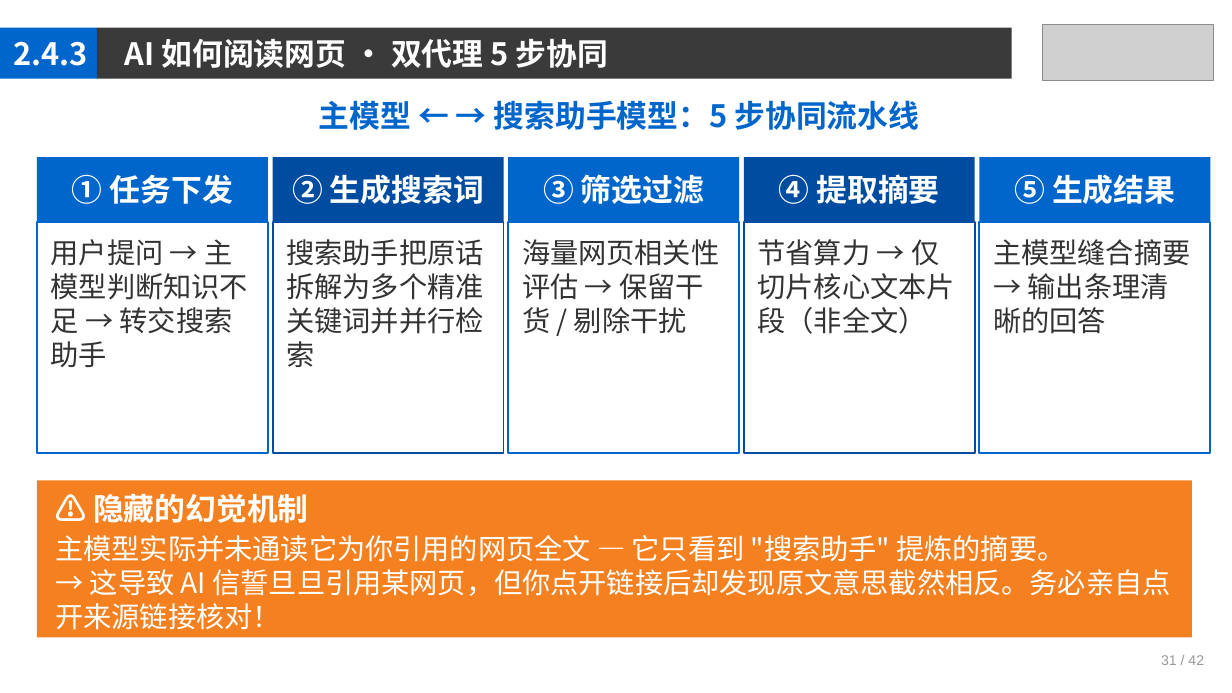
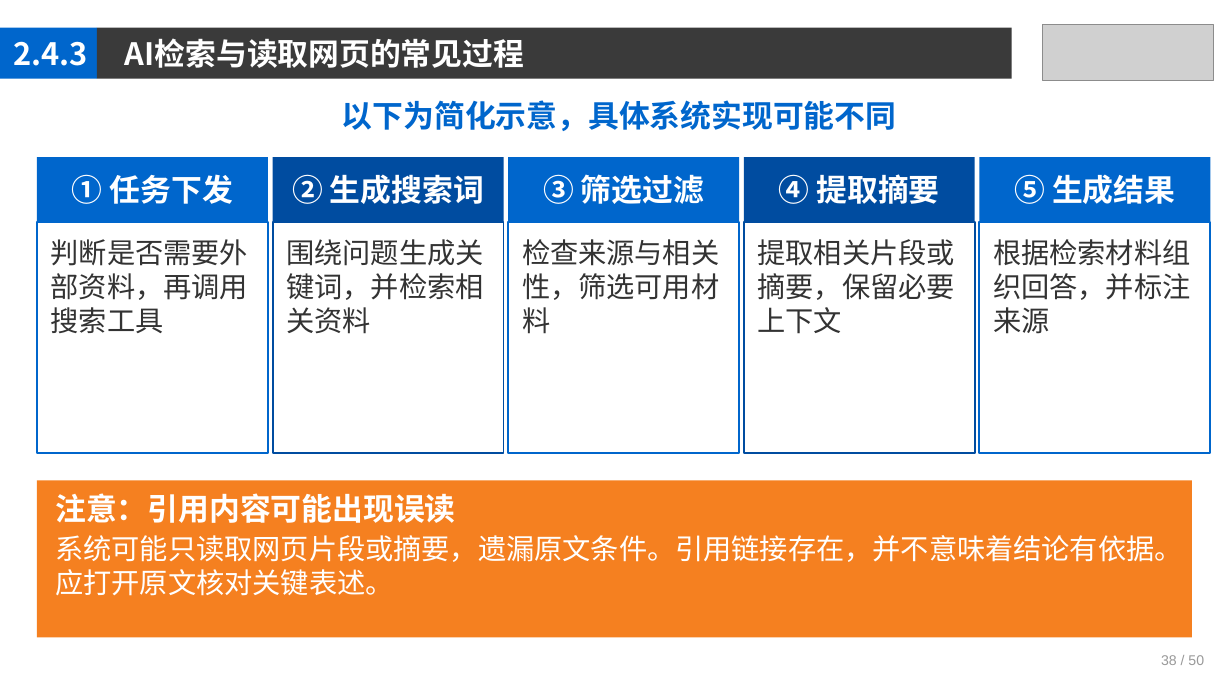
Before and after one commit to jpqiang/AIGC, a slide deck: slide 38 of 课件/第2章.pptx. Drawn at 1232x693 pixels with LibreOffice and Linux fonts; fonts in the diff are those of the drawing; grey boxes stand for pictures. Boxes give left, top, right and bottom in pixels: in the first picture for what was removed or moved away, otherwise in the second. Text is boxed around its words. In the diff, an @@ line names an element or a change of style, - is before the commit and + after.

```diff
--- a/课件/第2章.pptx
+++ b/课件/第2章.pptx
@@ text at bbox=[125, 38, 524, 68]: text changed @@
-AI 如何阅读网页 · 双代理 5 步协同
+AI检索与读取网页的常见过程
@@ text at bbox=[342, 100, 896, 131]: text changed @@
-主模型 ← → 搜索助手模型：5 步协同流水线
+以下为简化示意，具体系统实现可能不同
@@ text at bbox=[51, 239, 248, 333]: text changed @@
-用户提问 → 主模型判断知识不足 → 转交搜索助手
+判断是否需要外部资料，再调用搜索工具
@@ text at bbox=[286, 239, 483, 334]: text changed @@
-搜索助手把原话拆解为多个精准关键词并并行检索
+围绕问题生成关键词，并检索相关资料
@@ text at bbox=[522, 239, 719, 334]: text changed @@
-海量网页相关性评估 → 保留干货 / 剔除干扰
+检查来源与相关性，筛选可用材料
@@ text at bbox=[758, 239, 955, 334]: text changed @@
-节省算力 → 仅切片核心文本片段（非全文）
+提取相关片段或摘要，保留必要上下文
@@ text at bbox=[993, 239, 1190, 334]: text changed @@
-主模型缝合摘要 → 输出条理清晰的回答
+根据检索材料组织回答，并标注来源
@@ text at bbox=[55, 493, 455, 523]: text changed @@
-⚠ 隐藏的幻觉机制
+注意：引用内容可能出现误读
@@ text at bbox=[55, 535, 1182, 596]: text changed @@
-主模型实际并未通读它为你引用的网页全文 — 它只看到 "搜索助手" 提炼的摘要。
-→ 这导致 AI 信誓旦旦引用某网页，但你点开链接后却发现原文意思截然相反。务必亲自点开来源链接核对！
+系统可能只读取网页片段或摘要，遗漏原文条件。引用链接存在，并不意味着结论有依据。应打开原文核对关键表述。
@@ text at bbox=[1161, 655, 1204, 665]: text changed @@
-31 / 42
+38 / 50
```
Also in this commit, not shown: 47 other slides changed.
